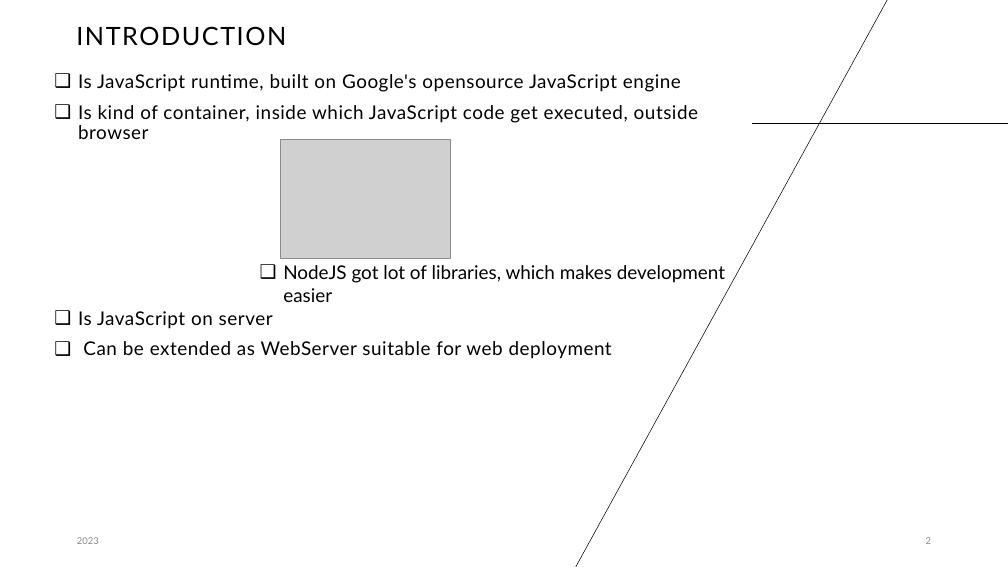
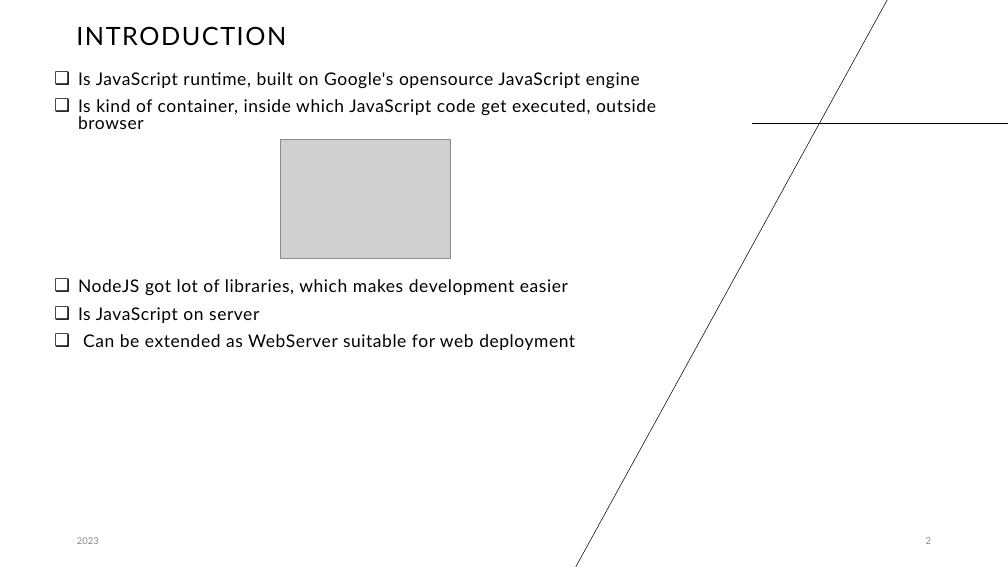
Before and after one commit to cbagade/devops_tutorials, a slide deck: slide 2 of nodejs-learnings/nodejs_learnings.pptx. Drawn at 1008x567 pixels with LibreOffice and Linux fonts; fonts in the diff are those of the drawing; grey boxes stand for pictures. Boxes give left, top, right and bottom in pixels: in the first picture for what was removed or moved away, otherwise in the second. Text is boxed around its words. In the diff, an @@ line names an element or a change of style, - is before the commit and + after.

```diff
--- a/nodejs-learnings/nodejs_learnings.pptx
+++ b/nodejs-learnings/nodejs_learnings.pptx
@@ text at <box>78,72,656,350</box>: size 18 to 16.6 pt in "Is JavaScript runtime, built on Google's opensource ...", "Is kind of container, inside which JavaScript ...", "Is JavaScript on server", "Can be extended as WebServer suitable for ..."; line spacing 0.9 to 0.8 @@
@@ text removed at <box>283,265,725,302</box> @@
-❑ NodeJS got lot of libraries, which makes development easier
@@ text at <box>78,279,568,295</box>: paragraph added @@
+❑ NodeJS got lot of libraries, which makes development easier
```
Also in this commit, not shown: 2 other slides changed, 1 slide added, 7 other files.
